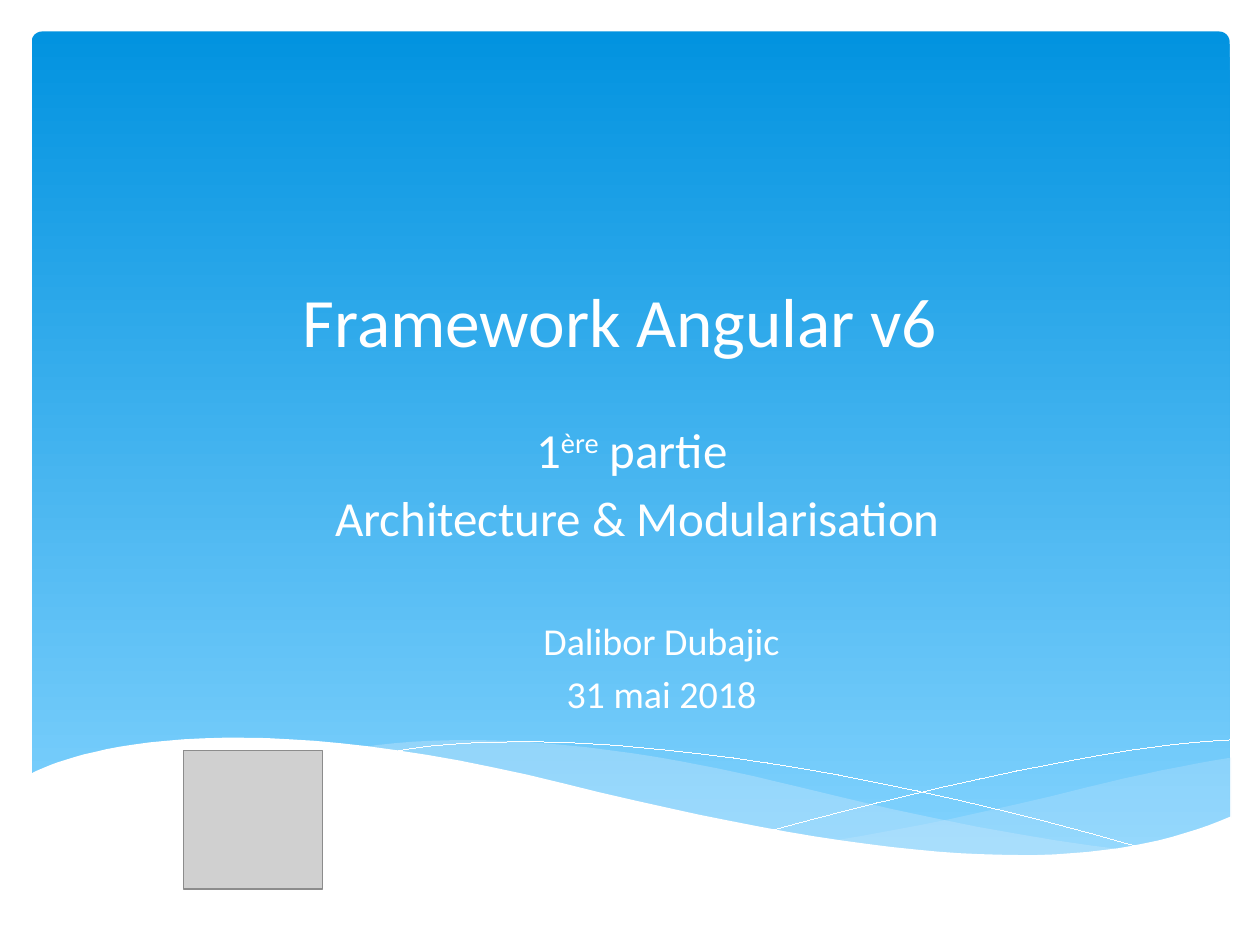
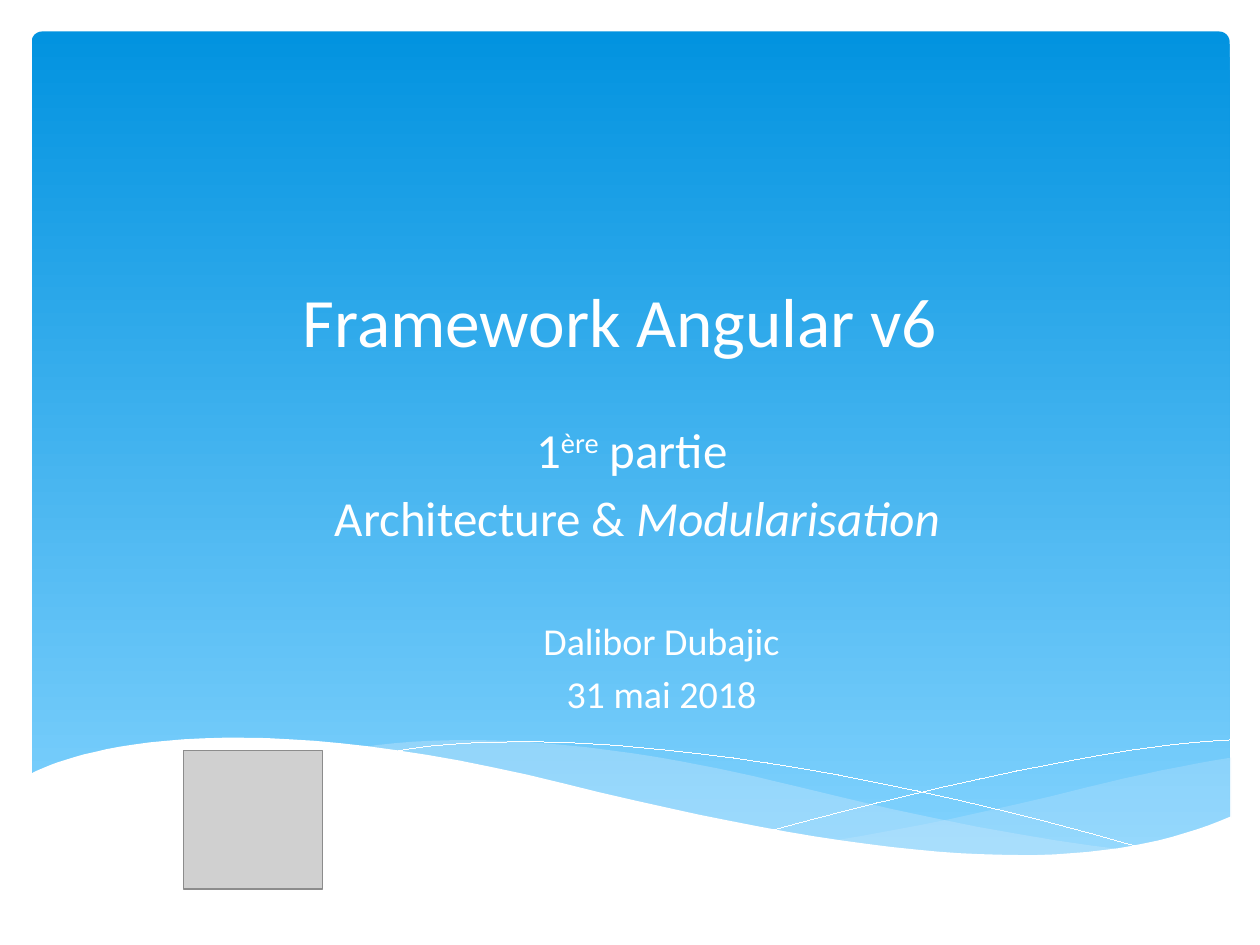
Before and after one commit to dalabord/ng-formation, a slide deck: slide 1 of formation_Angular.pptx. Drawn at 1260x945 pixels with LibreOffice and Linux fonts; fonts in the diff are those of the drawing; grey boxes stand for pictures. Boxes give left, top, right and bottom in pixels: in the first picture for what was removed or moved away, otherwise in the second. Text is boxed around its words. In the diff, an @@ line names an element or a change of style, - is before the commit and + after.

```diff
--- a/formation_Angular.pptx
+++ b/formation_Angular.pptx
@@ subtitle at [335, 502, 939, 537]: italic on in "Modularisation" @@
```
Also in this commit, not shown: 8 other slides changed, 16 other files.
